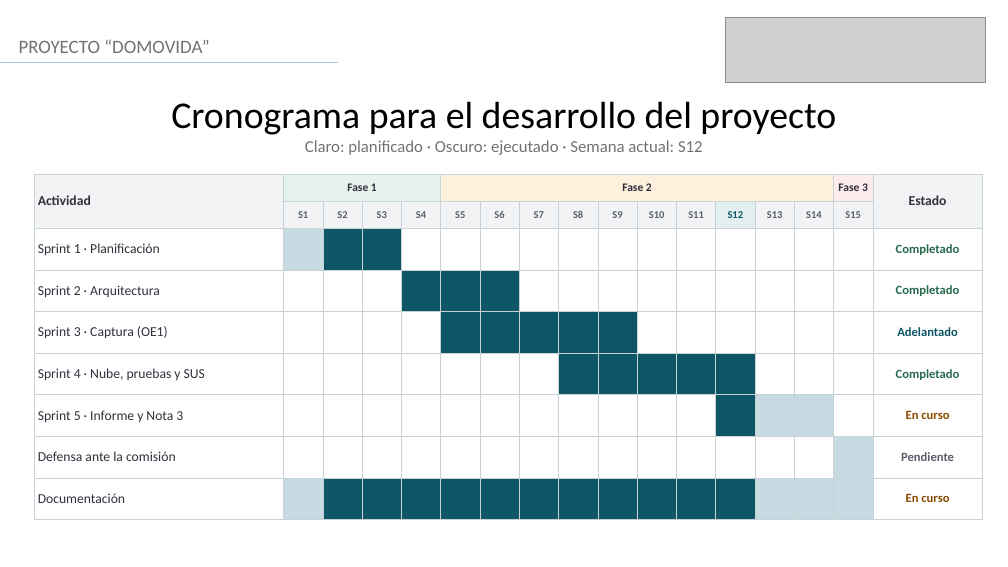
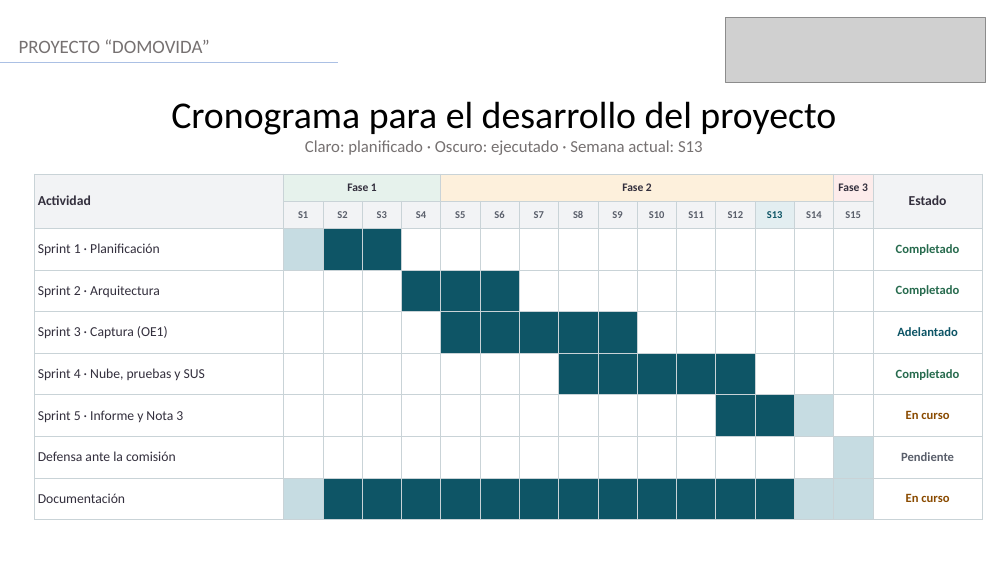
Before and after one commit to AndresVergara74/domovida-backend, a slide deck: slide 10 of docs/fase2/evidencias_proyecto/presentacion/VERGARA_ANDRES_Presentacion_Proyecto_APT_DomoVida.pptx. Drawn at 1008x567 pixels with LibreOffice and Linux fonts; fonts in the diff are those of the drawing; grey boxes stand for pictures. Boxes give left, top, right and bottom in pixels: in the first picture for what was removed or moved away, otherwise in the second. Text is boxed around its words. In the diff, an @@ line names an element or a change of style, - is before the commit and + after.

Commit message:
docs(presentacion): semana actual S13 y demo de 4 pasos

```diff
--- a/docs/fase2/evidencias_proyecto/presentacion/VERGARA_ANDRES_Presentacion_Proyecto_APT_DomoVida.pptx
+++ b/docs/fase2/evidencias_proyecto/presentacion/VERGARA_ANDRES_Presentacion_Proyecto_APT_DomoVida.pptx
@@ text at [305, 140, 703, 155]: text changed @@
-Claro: planificado · Oscuro: ejecutado · Semana actual: S12
+Claro: planificado · Oscuro: ejecutado · Semana actual: S13
@@ table at [34, 174, 983, 520] @@
@@ fill #E3EEF1 to #F2F3F5 in row 2, column 13 @@
@@ fill #F2F3F5 to #E3EEF1 in row 2, column 14 @@
@@ fill #C6DCE2 to #0E5566 in 2 cells @@
@@ text colour #0E5566 to #5A5F6B in "S12" @@
@@ text colour #5A5F6B to #0E5566 in "S13" @@
```
Also in this commit, not shown: 1 other slide changed.
